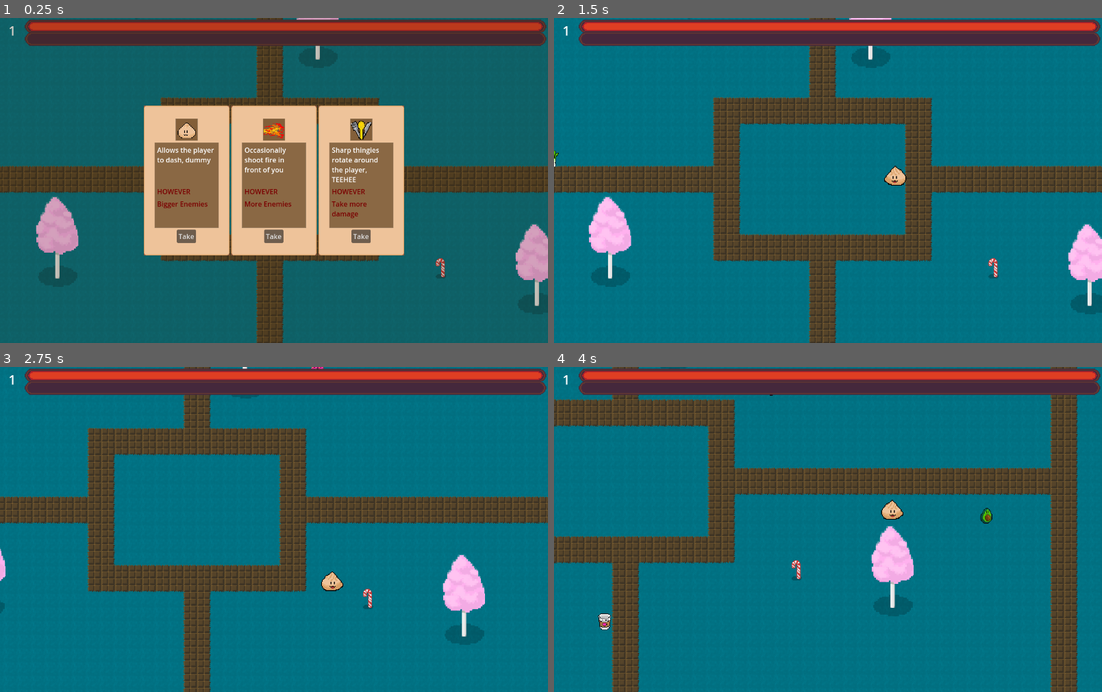
Above: before the commit, frames 1-4 (two rows, left to right).
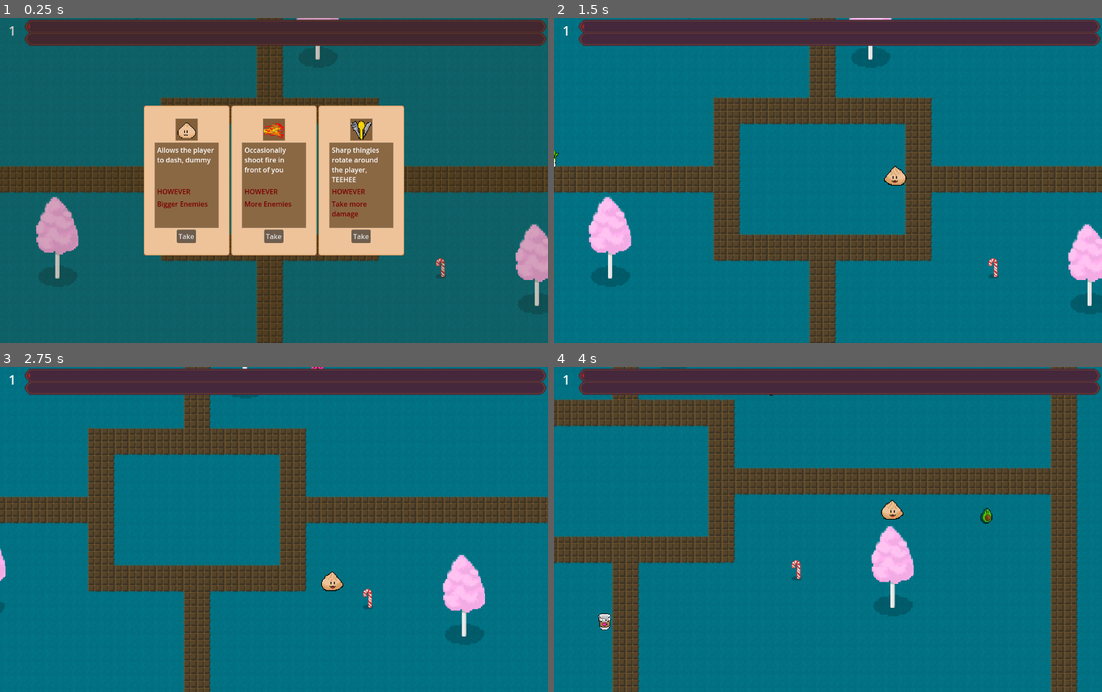
Above: after the commit, the same moments.

Repository: SteamedKoko/Gluttony
Game: Godot game, scene res://scenes/arena/arena.tscn
The game is run twice, just before and just after one commit, with the same random seed, the same clock (stepped at 60 frames per second) and the same inputs.
Inputs:
- Up to frame 1 (0.25 s): no input
- Up to frame 2 (1.5 s): click "Take" at 0.5 s; tap Enter at 1.25 s; hold F (right) from 1.28 s (still down); hold J (dash) from 1.28 s (still down)
- Up to frame 3 (2.75 s): release F (right) at 2.03 s; release J (dash) at 2.03 s; hold Down (down) from 2.03 s (still down); tap J (dash) at 2.1 s
- Up to frame 4 (4 s): release Down (down) at 2.78 s; hold F (right) 2.78-3.53 s; hold J (dash) 2.78-3.53 s; hold Up (up) from 3.53 s (still down); tap J (dash) at 3.6 s

The runs differ from the first frame. In frame 1, 2.6% of the frame differs, in the area x 5-100%, y 1-4%; in frame 2, 2.6%; in frame 3, 2.6%; in frame 4, 2.6%.

Commit message:
midupdates

Diff:
--- a/entities/player/player.gd
+++ b/entities/player/player.gd
@@ -36,6 +36,8 @@
 var is_facing_left: bool = true
 
 func _ready():
+	health.health = 1
+	health.health_depleted.connect(_on_health_health_delpleted)
 	# for i in range(10):
 	# 	GlobalSkillManager.add_skill(GlobalSkillManager.skills.FIRE)
 	pass
@@ -78,5 +80,5 @@
 
 
 func _on_health_health_delpleted() -> void:
-	pass
-	# queue_free()
+	print('depleted')
+	GameManager.game_over()
--- a/globals/game_manager.gd
+++ b/globals/game_manager.gd
@@ -43,13 +43,18 @@
 	add_child(batch_spawn_timer)
 
 
+func restart():
+	get_tree().change_scene_to_file("res://scenes/arena/arena.tscn")
 
 func increase_spawn_speed():
 	general_spawn_timer.wait_time *= .66
 	batch_spawn_timer.wait_time *= .66
 
 func game_over():
-	print('game done go home')
+	var gover: Control = get_tree().get_first_node_in_group("GameOver")
+	get_tree().paused = true
+	gover.visible = true
+
 
 func _spawn_batch_monsters():
 	var location: Vector2 = _get_spawn_location()
--- a/project.godot
+++ b/project.godot
@@ -29,6 +29,10 @@
 window/stretch/mode="viewport"
 window/stretch/aspect="expand"
 window/dpi/allow_hidpi=false
+
+[global_group]
+
+GameOver=""
 
 [input]
 
--- a/scenes/arena/arena.tscn
+++ b/scenes/arena/arena.tscn
@@ -1,8 +1,9 @@
-[gd_scene load_steps=7 format=4 uid="uid://gwslf667jj30"]
+[gd_scene load_steps=8 format=4 uid="uid://gwslf667jj30"]
 
 [ext_resource type="TileSet" uid="uid://cm8jf80i4ndxv" path="res://scenes/tileset/overworld.tres" id="1_asdgj"]
 [ext_resource type="PackedScene" uid="uid://cetseqdkeuyvr" path="res://entities/player/player.tscn" id="3_5tue2"]
 [ext_resource type="PackedScene" uid="uid://co6ketbnvk6rd" path="res://ui/level_up_menu/level_up_menu.tscn" id="4_aj7ud"]
+[ext_resource type="PackedScene" uid="uid://b1hkhiuuvfcvc" path="res://ui/game_over/game_over.tscn" id="4_u52cf"]
 [ext_resource type="PackedScene" uid="uid://cwvcdouwcxna2" path="res://ui/health_bar/health_bar.tscn" id="5_asdgj"]
 [ext_resource type="PackedScene" uid="uid://bxievinm2sb74" path="res://ui/level_label/level_label.tscn" id="5_jx0ua"]
 [ext_resource type="PackedScene" uid="uid://b5pj8jbpfq6hj" path="res://ui/exp_bar/exp_bar.tscn" id="5_u52cf"]
@@ -31,6 +32,10 @@
 layer = 5
 
 [node name="LevelUpMenu" parent="Popup" instance=ExtResource("4_aj7ud")]
+
+[node name="GameOver" parent="Popup" groups=["GameOver"] instance=ExtResource("4_u52cf")]
+process_mode = 3
+z_index = 10
 
 [node name="HUD" type="CanvasLayer" parent="."]
 process_mode = 3
--- /dev/null
+++ b/ui/game_over/game_over.gd
@@ -0,0 +1,8 @@
+extends Control
+
+func _ready() -> void:
+    visible = false
+
+func _on_button_pressed() -> void:
+    print('pressed')
+    GameManager.restart()
--- /dev/null
+++ b/ui/game_over/game_over.tscn
@@ -0,0 +1,55 @@
+[gd_scene load_steps=2 format=3 uid="uid://b1hkhiuuvfcvc"]
+
+[ext_resource type="Script" uid="uid://6guhnd5u6dsd" path="res://ui/game_over/game_over.gd" id="1_ns3eh"]
+
+[node name="GameOver" type="Control"]
+layout_mode = 3
+anchors_preset = 15
+anchor_right = 1.0
+anchor_bottom = 1.0
+grow_horizontal = 2
+grow_vertical = 2
+size_flags_horizontal = 3
+size_flags_vertical = 3
+script = ExtResource("1_ns3eh")
+
+[node name="ColorRect" type="ColorRect" parent="."]
+layout_mode = 1
+anchors_preset = 15
+anchor_right = 1.0
+anchor_bottom = 1.0
+grow_horizontal = 2
+grow_vertical = 2
+color = Color(0.196078, 0.196078, 0.196078, 0.282353)
+
+[node name="MarginContainer" type="MarginContainer" parent="ColorRect"]
+layout_mode = 1
+anchors_preset = 15
+anchor_right = 1.0
+anchor_bottom = 1.0
+grow_horizontal = 2
+grow_vertical = 2
+theme_override_constants/margin_left = 400
+theme_override_constants/margin_top = 200
+theme_override_constants/margin_right = 400
+theme_override_constants/margin_bottom = 200
+
+[node name="VBoxContainer" type="VBoxContainer" parent="ColorRect/MarginContainer"]
+layout_mode = 2
+
+[node name="RichTextLabel" type="RichTextLabel" parent="ColorRect/MarginContainer/VBoxContainer"]
+layout_mode = 2
+size_flags_vertical = 3
+size_flags_stretch_ratio = 2.0
+theme_override_font_sizes/normal_font_size = 40
+text = "YOU DIED"
+fit_content = true
+horizontal_alignment = 1
+vertical_alignment = 1
+
+[node name="Button" type="Button" parent="ColorRect/MarginContainer/VBoxContainer"]
+layout_mode = 2
+size_flags_vertical = 3
+text = "Restart"
+
+[connection signal="pressed" from="ColorRect/MarginContainer/VBoxContainer/Button" to="." method="_on_button_pressed"]
Not shown, added: ui/game_over/game_over.gd.uid
